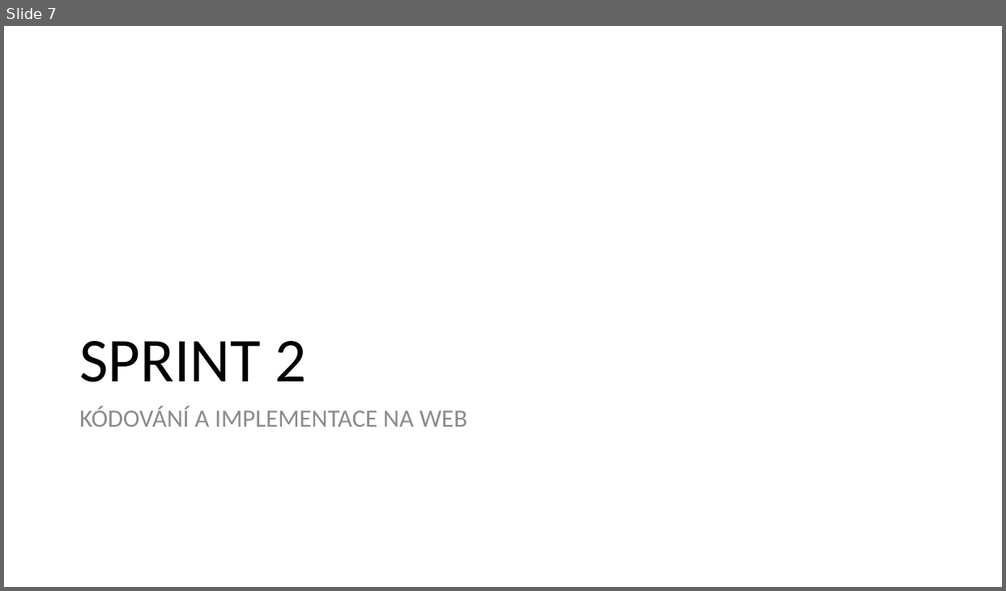
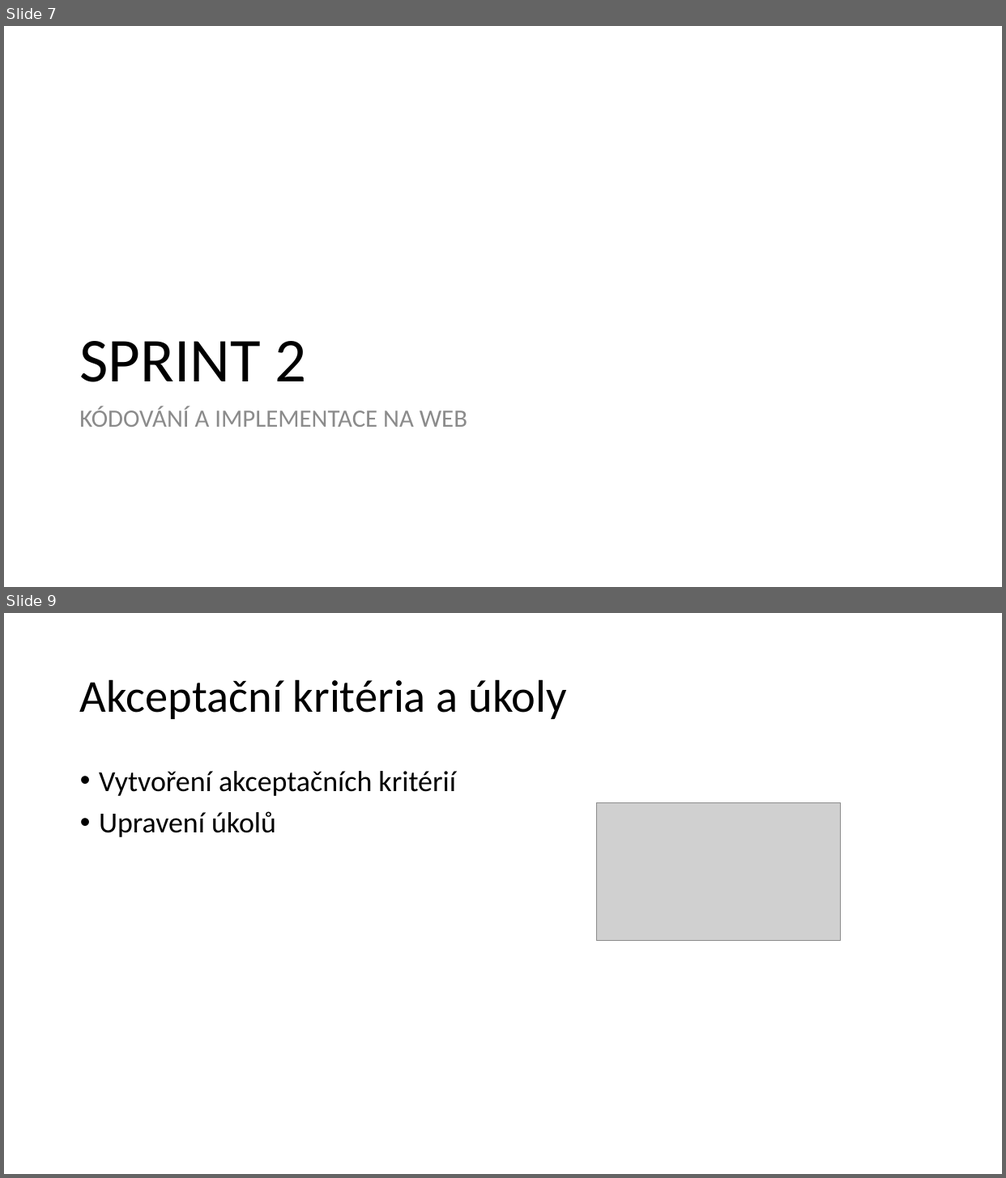
Before and after one commit to hruska07/Apollo13, a slide deck: docs/Apollo 13 - Logos Polytechnikos.pptx. Shown one above the other, each under a label of ours: slide 7 before the commit, slides 7 and 9 after it; the slides between them are not shown. The pictures are 1006x591 and 1006x1178 pixels, drawn with LibreOffice and Linux fonts; fonts in the diff are those of the drawing; grey boxes stand for pictures. Boxes give left, top, right and bottom in pixels: in the first picture for what was removed or moved away, otherwise in the second. Text is boxed around its words. In the diff, an @@ line names an element or a change of style, - is before the commit and + after.

```diff
--- a/docs/Apollo 13 - Logos Polytechnikos.pptx
+++ b/docs/Apollo 13 - Logos Polytechnikos.pptx
@@ slide 9 added at box(4, 613, 1002, 1174), background #FFFFFF @@
@@ title added at box(80, 679, 568, 719), 44 pt, text #000000 @@
+Akceptační kritéria a úkoly
@@ text added at box(99, 771, 455, 837), 28 pt, text #000000 @@
+• Vytvoření akceptačních kritérií
+• Upravení úkolů
@@ picture added at box(596, 803, 840, 940) @@
```
Also in this commit, not shown: 2 slides changed.
